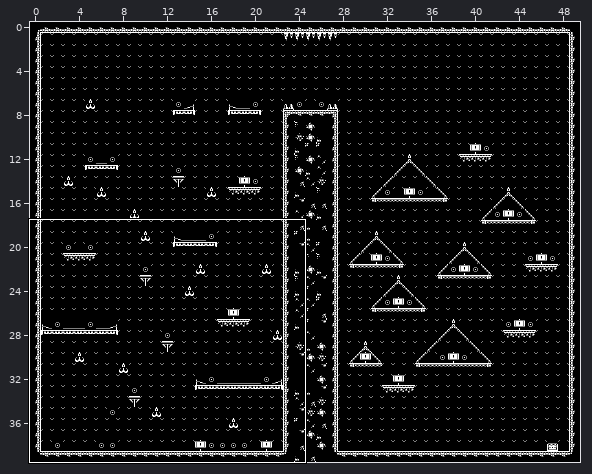
Tiled map -- assets/tilesets/level3.tmx. The picture above shows the old version from afar; the outline marks the close-up.
Close-up. Before:
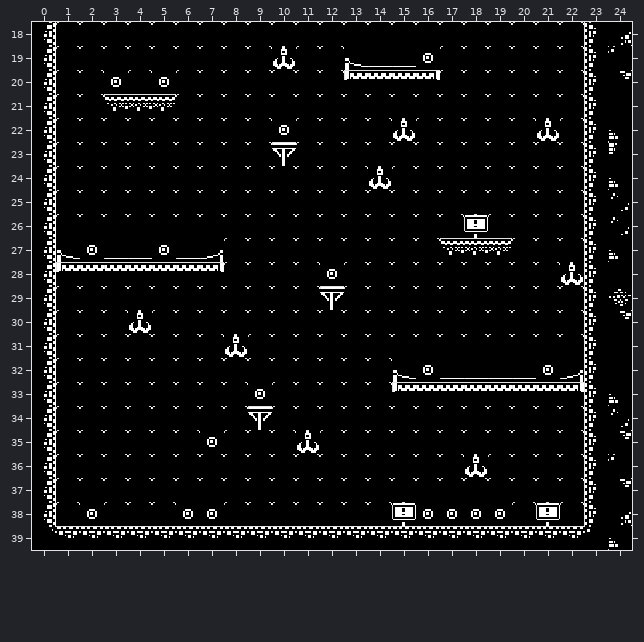
Cells are 16x16 px. Shown: x 0..24, y 18..39. The commit also changed other parts of the map, which this record leaves out.
New version:
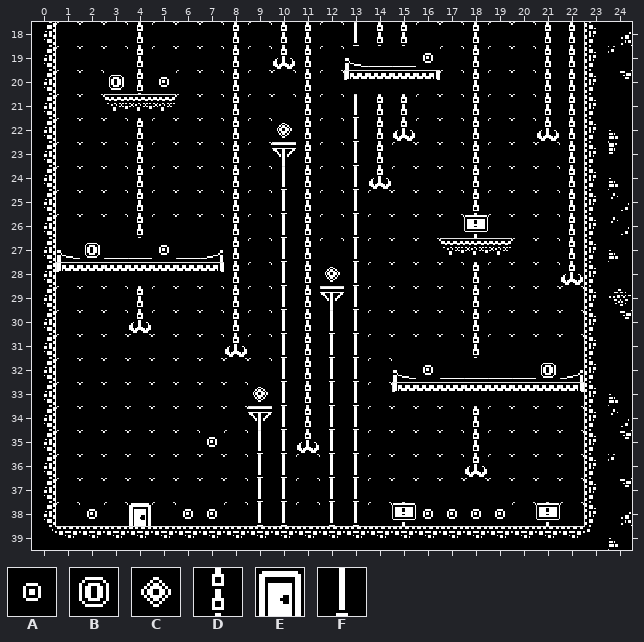
Key: from "base_black": A 1, B 2, C 22, D 23, E 56, F 221.
_ is an empty cell.
Tiles of an added or newly shown layer are drawn over the layers below it.
The author wrote: diverse coins in level2, level3
What changed:
Layer "Background" (now shown):
y 18: x 4 _ -> D; x 8 _ -> D; x 10..11 __ -> DD; x 13..15 ___ -> FDD; x 18 _ -> D; x 21..22 __ -> DD
y 19..20: x 4 _ -> D; x 8 _ -> D; x 11 _ -> D; x 18 _ -> D; x 21..22 __ -> DD
y 21: x 8 _ -> D; x 11 _ -> D; x 13..15 ___ -> FDD; x 18 _ -> D; x 21..22 __ -> DD
y 22..23: x 4 _ -> D; x 8 _ -> D; x 11 _ -> D; x 13..14 __ -> FD; x 18 _ -> D; x 22 _ -> D
y 24..25: x 4 _ -> D; x 8 _ -> D; x 10..11 __ -> FD; x 13 _ -> F; x 18 _ -> D; x 22 _ -> D
y 26: x 4 _ -> D; x 8 _ -> D; x 10..11 __ -> FD; x 13 _ -> F; x 22 _ -> D
y 27: x 8 _ -> D; x 10..11 __ -> FD; x 13 _ -> F; x 22 _ -> D
y 28: x 8 _ -> D; x 10..11 __ -> FD; x 13 _ -> F; x 18 _ -> D
y 29: x 4 _ -> D; x 8 _ -> D; x 10..11 __ -> FD; x 13 _ -> F; x 18 _ -> D
y 30: x 8 _ -> D; x 10..13 ____ -> FDFF; x 18 _ -> D
y 31: x 10..13 ____ -> FDFF; x 18 _ -> D
y 32..33: x 10..13 ____ -> FDFF
y 34: x 10..13 ____ -> FDFF; x 18 _ -> D
y 35: x 9..10 __ -> FF; x 12..13 __ -> FF; x 18 _ -> D
y 36..38: x 9..10 __ -> FF; x 12..13 __ -> FF
Layer "Coins":
y 20: x 3 A -> B
y 22: x 10 A -> C
y 27: x 2 A -> B
y 28: x 12 A -> C
y 32: x 21 A -> B
y 33: x 9 A -> C
Layer "In" (now shown):
y 38: x 4 _ -> E
